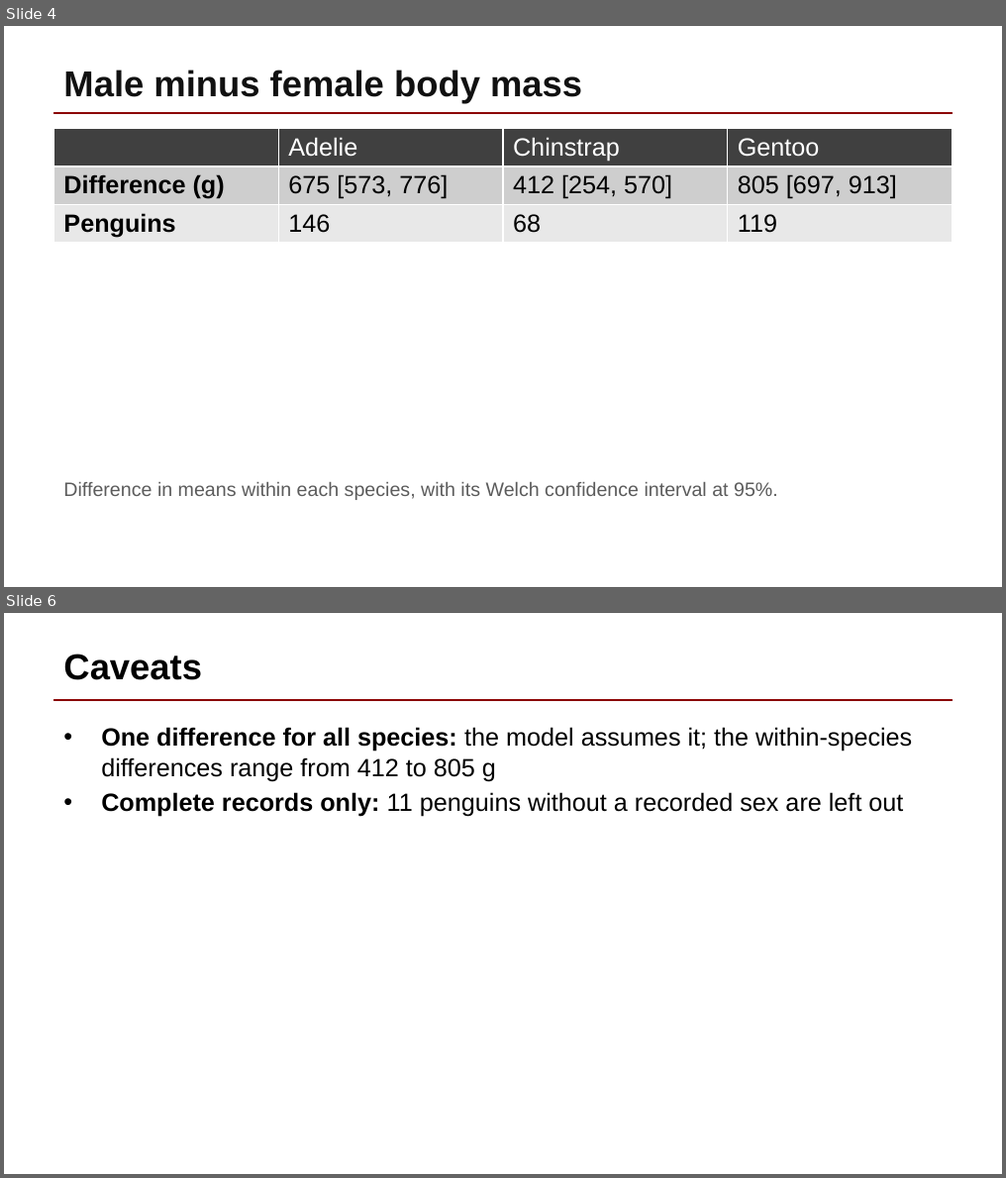
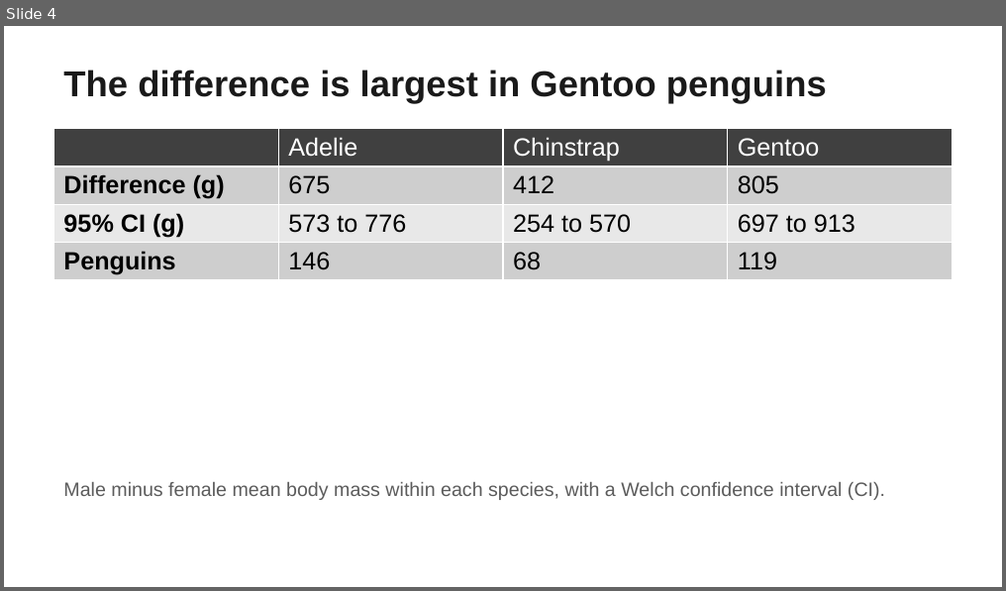
Before and after one commit to soffiafdz/r-analysis-template, a slide deck: example/outputs/reports/slides.pptx. Shown one above the other, each under a label of ours: slides 4 and 6 before the commit, slide 4 after it; the slides between them are not shown. The pictures are 1006x1178 and 1006x591 pixels, drawn with LibreOffice and Linux fonts; fonts in the diff are those of the drawing. Boxes give left, top, right and bottom in pixels: in the first picture for what was removed or moved away, otherwise in the second. Text is boxed around its words. In the diff, an @@ line names an element or a change of style, - is before the commit and + after.

```diff
--- a/example/outputs/reports/slides.pptx
+++ b/example/outputs/reports/slides.pptx
@@ slide 6 removed at (4,613,1002,1174), background #FFFFFF; not listed: 1 template element that a slide beside it also shows @@
@@ title removed at (63,654,202,680) @@
-Caveats
@@ text removed at (101,727,912,817) @@
-• One difference for all species: the model assumes it; the within-species differences range from 412 to 805 g
-• Complete records only: 11 penguins without a recorded sex are left out
@@ slide 4 changed as well @@
@@ title at (63,70,827,104): text changed; text colour #111111 to #1A1A1A @@
-Male minus female body mass
+The difference is largest in Gentoo penguins
@@ line removed from (54, 113) to (952, 113) @@
@@ table at (54,129,952,460) @@
-row 2: Difference (g) | 675 [573, 776] | 412 [254, 570] | 805 [697, 913]
+row 2: Difference (g) | 675 | 412 | 805
+row 3: 95% CI (g) | 573 to 776 | 254 to 570 | 697 to 913
@@ text at (63,482,885,500): text changed @@
-Difference in means within each species, with its Welch confidence interval at 95%.
+Male minus female mean body mass within each species, with a Welch confidence interval (CI).
```
Also in this commit, not shown: 4 other slides changed, 14 other files.
